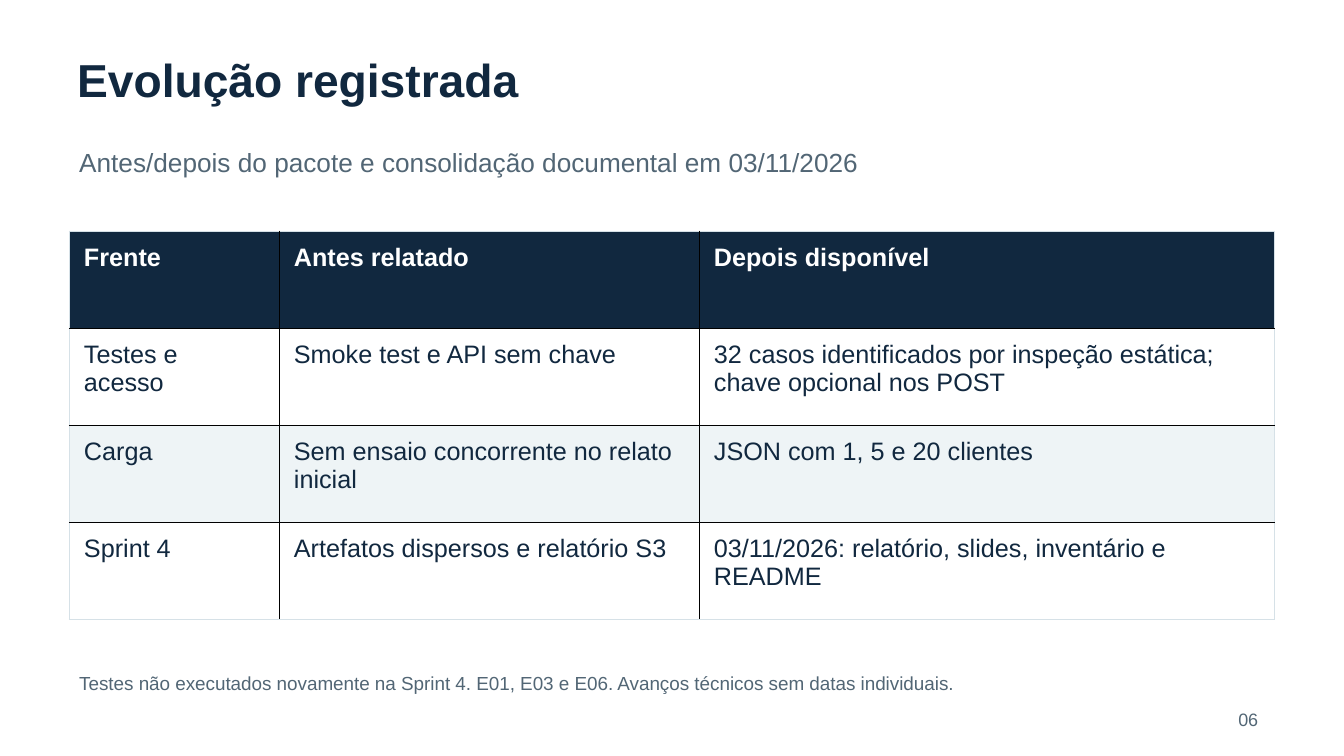
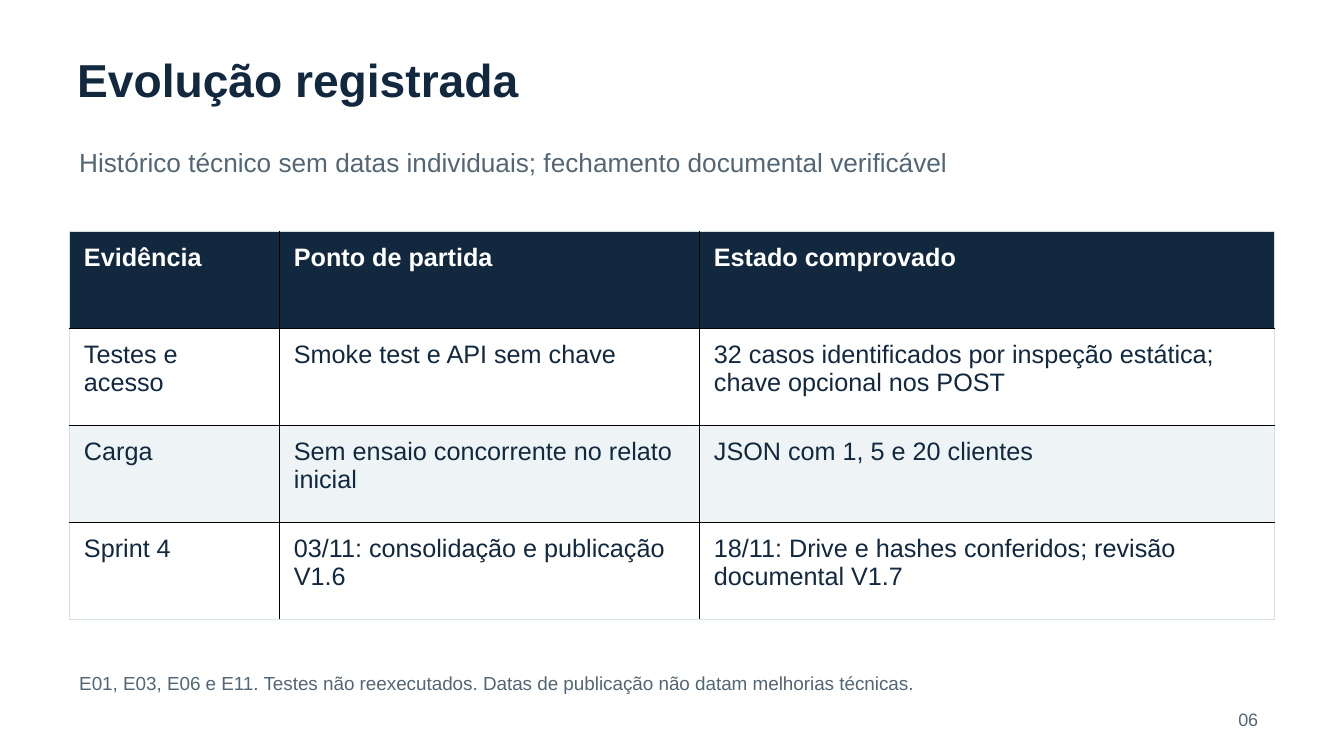
Before and after one commit to viniciusadrian1/CS4Quantica, a slide deck: slide 6 of docs/sprint4/entrega/Apresentacao_Final_FORZY_Sprint4.pptx. Drawn at 1344x756 pixels with LibreOffice and Linux fonts; fonts in the diff are those of the drawing. Boxes give left, top, right and bottom in pixels: in the first picture for what was removed or moved away, otherwise in the second. Text is boxed around its words. In the diff, an @@ line names an element or a change of style, - is before the commit and + after.

Commit message:
Revisa fechamento documental e apresentação da Sprint 4

```diff
--- a/docs/sprint4/entrega/Apresentacao_Final_FORZY_Sprint4.pptx
+++ b/docs/sprint4/entrega/Apresentacao_Final_FORZY_Sprint4.pptx
@@ text at box(79, 152, 946, 176): text changed @@
-Antes/depois do pacote e consolidação documental em 03/11/2026
+Histórico técnico sem datas individuais; fechamento documental verificável
@@ table at box(70, 231, 1275, 619) @@
-row 1: Frente | Antes relatado | Depois disponível
+row 1: Evidência | Ponto de partida | Estado comprovado
-row 4, column 2: Artefatos dispersos e relatório S3
+row 4, column 2: 03/11: consolidação e publicação V1.6
-row 4, column 3: 03/11/2026: relatório, slides, inventário e README
+row 4, column 3: 18/11: Drive e hashes conferidos; revisão documental V1.7
@@ text at box(79, 676, 913, 694): text changed @@
-Testes não executados novamente na Sprint 4. E01, E03 e E06. Avanços técnicos sem datas individuais.
+E01, E03, E06 e E11. Testes não reexecutados. Datas de publicação não datam melhorias técnicas.
```
Also in this commit, not shown: 7 other slides changed, 12 other files.
